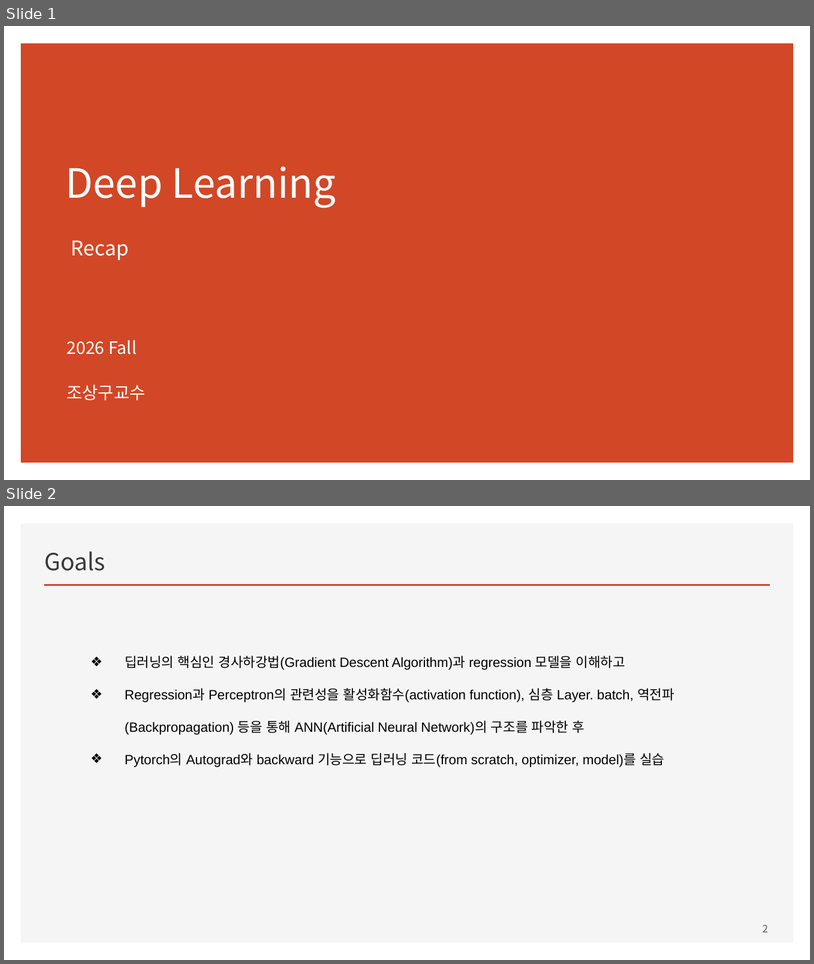
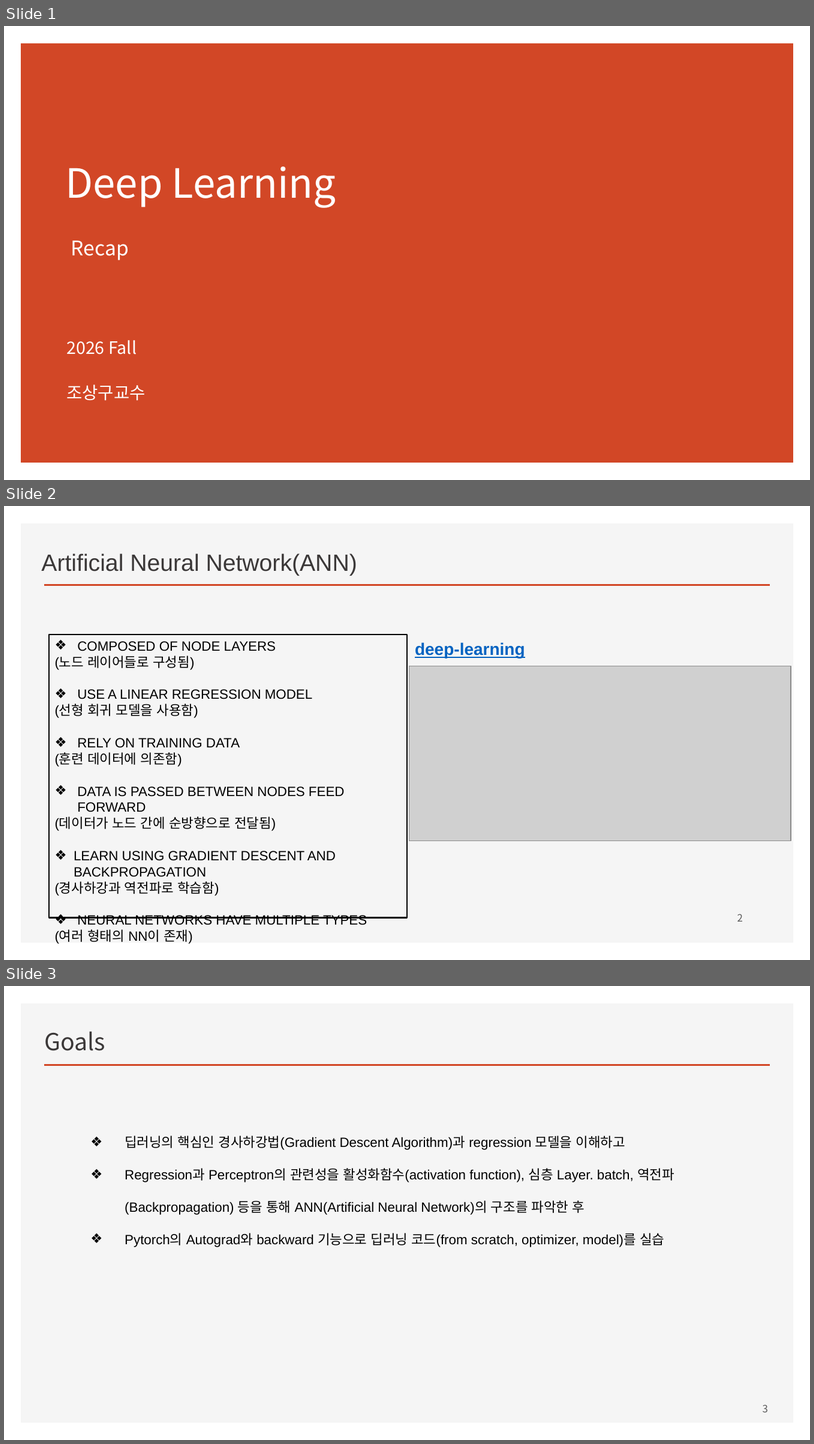
Before and after one commit to ancestor9/2026_Fall_Deep-Learning-with-Python, a slide deck: Chapter 00 Deep Learning_recap.pptx. Shown one above the other, each under a label of ours: slides 1 and 2 before the commit, slides 1, 2 and 3 after it. The pictures are 814x964 and 814x1444 pixels, drawn with LibreOffice and Linux fonts; fonts in the diff are those of the drawing; grey boxes stand for pictures; background and template pictures are left out. Boxes give left, top, right and bottom in pixels: in the first picture for what was removed or moved away, otherwise in the second. Text is boxed around its words. In the diff, an @@ line names an element or a change of style, - is before the commit and + after.

```diff
--- a/Chapter 00 Deep Learning_recap.pptx
+++ b/Chapter 00 Deep Learning_recap.pptx
@@ slide 2 added at (x1=4, y1=506, x2=810, y2=960), background #FFFFFF; not listed: 2 template elements that a slide beside it also shows @@
@@ text added at (x1=41, y1=553, x2=357, y2=576), 28 pt, text #3B3838 @@
+Artificial Neural Network(ANN)
@@ rectangle added at (x1=49, y1=634, x2=408, y2=918), outline #000000 1.5 pt, 16 pt, text #000000 @@
+❖ COMPOSED OF NODE LAYERS
+(노드 레이어들로 구성됨)
+❖ USE A LINEAR REGRESSION MODEL
+(선형 회귀 모델을 사용함)
+❖ RELY ON TRAINING DATA
+(훈련 데이터에 의존함)
+❖ DATA IS PASSED BETWEEN NODES FEED FORWARD
+(데이터가 노드 간에 순방향으로 전달됨)
+❖ LEARN USING GRADIENT DESCENT AND BACKPROPAGATION
+(경사하강과 역전파로 학습함)
+❖ NEURAL NETWORKS HAVE MULTIPLE TYPES
+(여러 형태의 NN이 존재)
@@ text added at (x1=415, y1=642, x2=525, y2=658), 20 pt, text #0563C1, bold, underline @@
+deep-learning
@@ picture added at (x1=410, y1=666, x2=792, y2=841) @@
@@ page number added at (x1=738, y1=913, x2=743, y2=921), 12 pt, text #595959 @@
+2
@@ what was slide 2 is now slide 3 @@
@@ page number at (x1=763, y1=1404, x2=768, y2=1412): text changed @@
-2
+3
```
